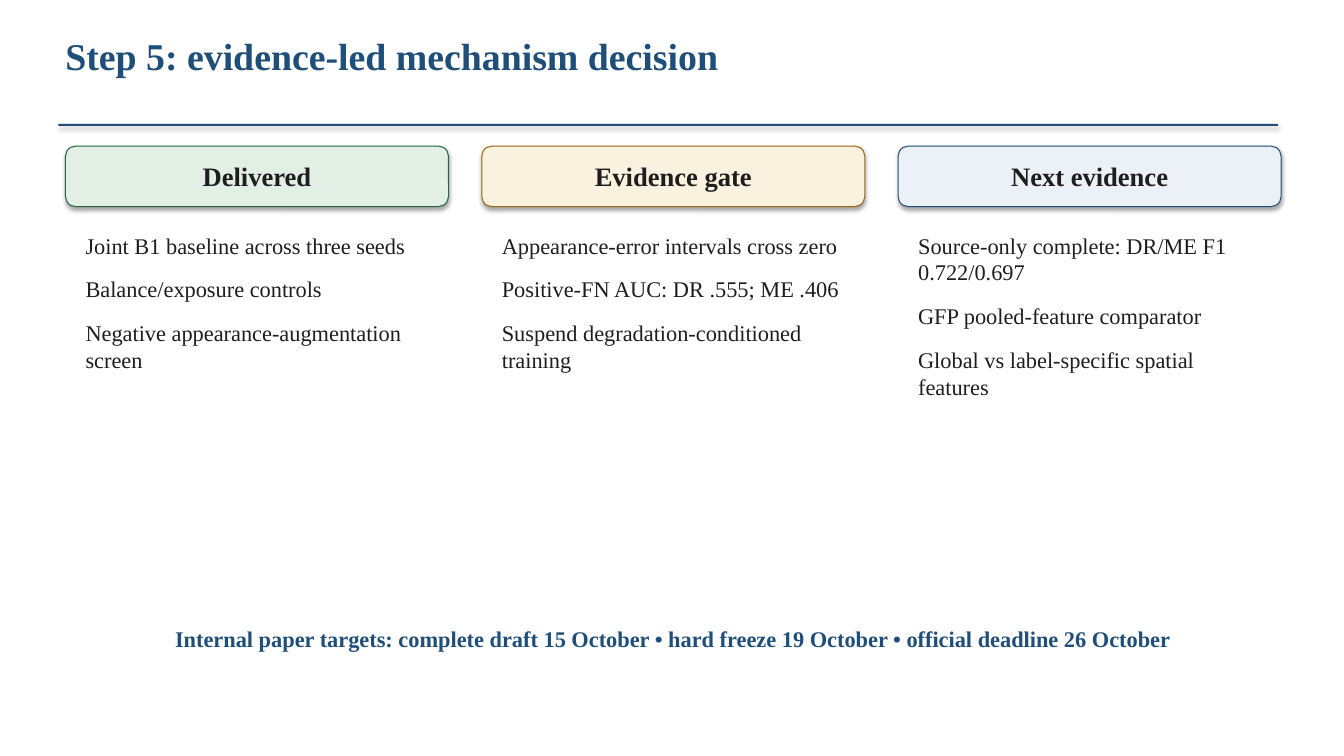
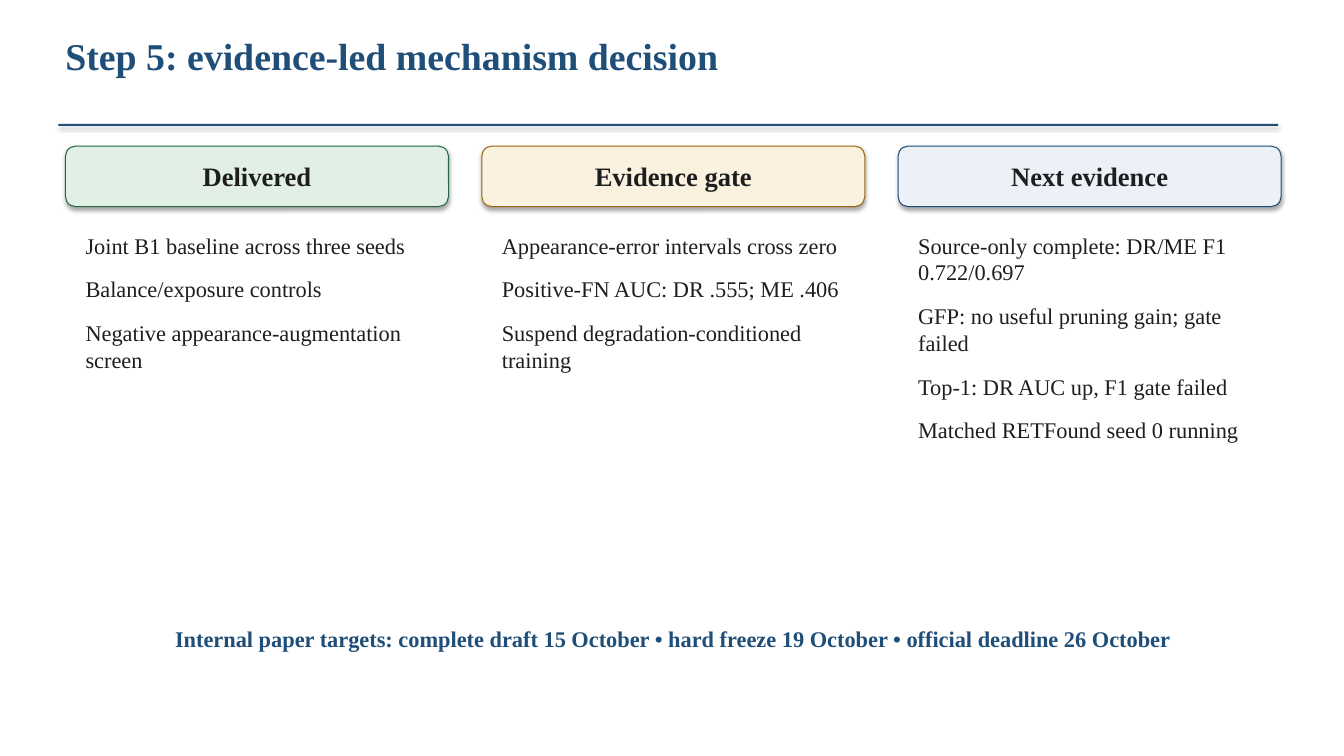
Before and after one commit to Sahith59/brset-convnextv2, a slide deck: slide 9 of research/codex/reports/BRSET_mBRSET_Research_Update.pptx. Drawn at 1344x756 pixels with LibreOffice and Linux fonts; fonts in the diff are those of the drawing. Boxes give left, top, right and bottom in pixels: in the first picture for what was removed or moved away, otherwise in the second. Text is boxed around its words. In the diff, an @@ line names an element or a change of style, - is before the commit and + after.

Commit message:
Close Step 5 diagnostics and launch matched RETFound

```diff
--- a/research/codex/reports/BRSET_mBRSET_Research_Update.pptx
+++ b/research/codex/reports/BRSET_mBRSET_Research_Update.pptx
@@ text at box(918, 308, 1238, 443): text changed @@
-GFP pooled-feature comparator
-Global vs label-specific spatial features
+GFP: no useful pruning gain; gate failed
+Top-1: DR AUC up, F1 gate failed
+Matched RETFound seed 0 running
```
Also in this commit, not shown: 1 other slide changed, 58 other files.
